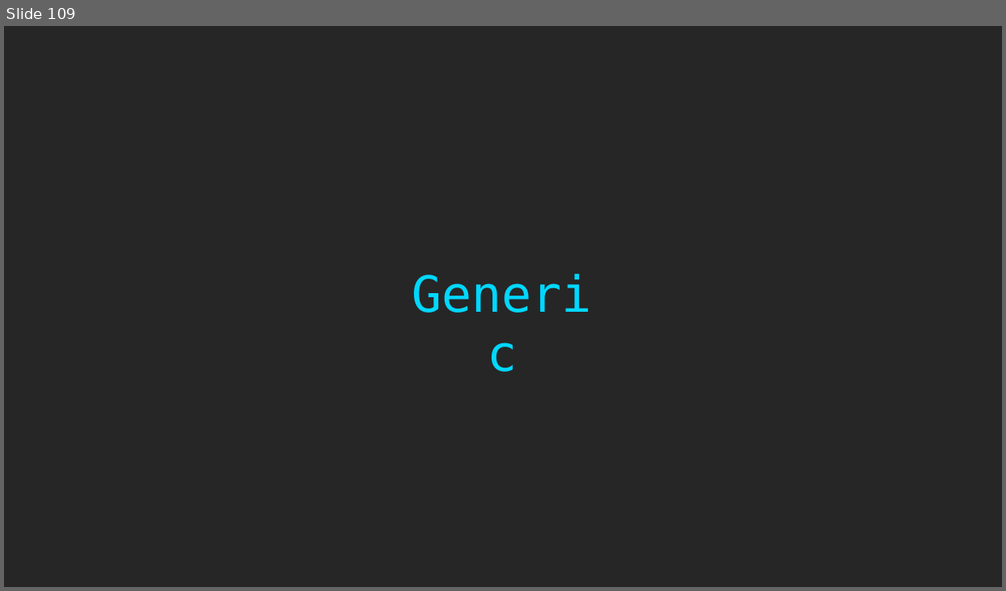
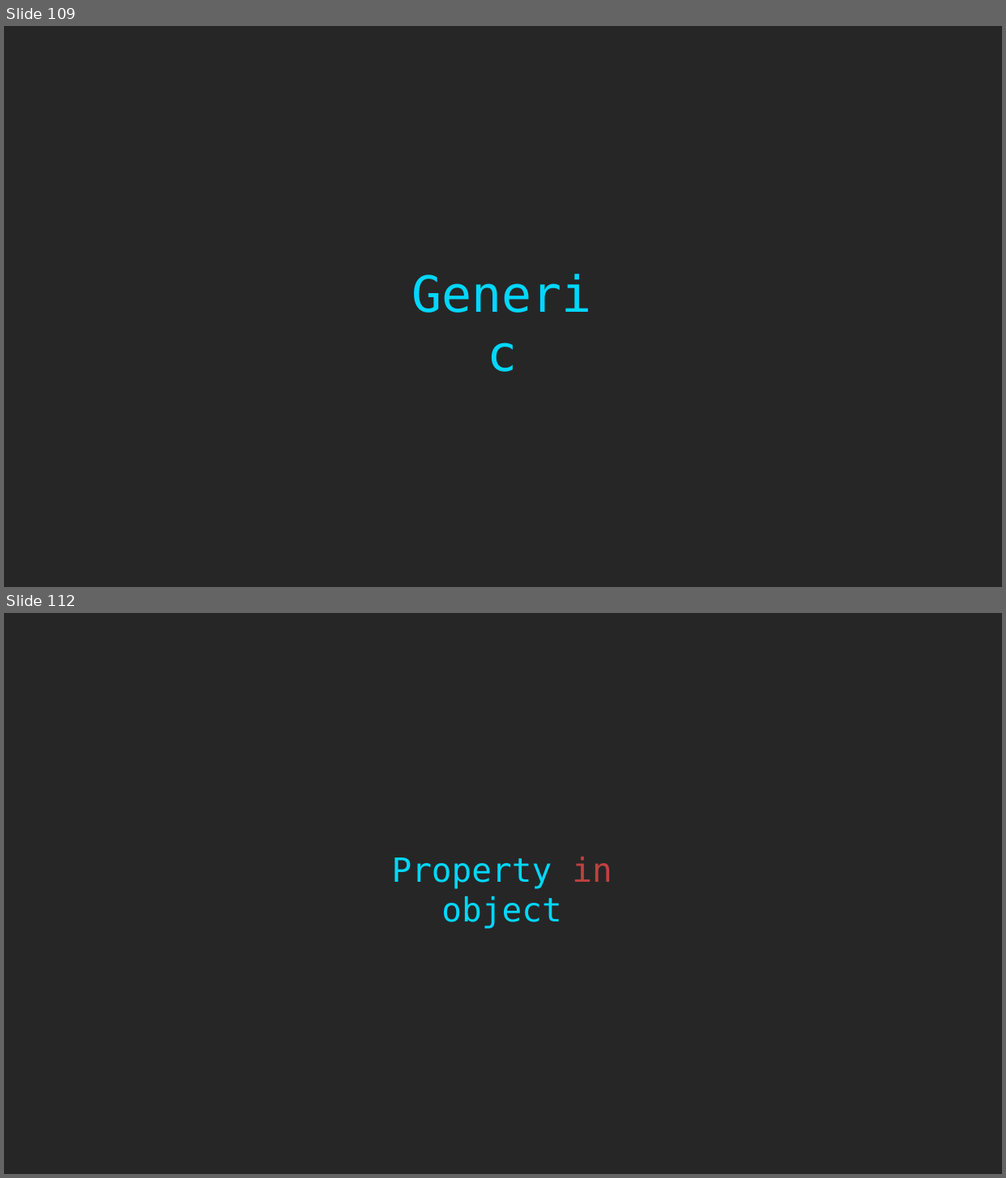
Before and after one commit to rkhaimov/ts-course, a slide deck: Course.pptx. Shown one above the other, each under a label of ours: slide 109 before the commit, slides 109 and 112 after it; the slides between them are not shown. The pictures are 1006x591 and 1006x1178 pixels, drawn with LibreOffice and Linux fonts; fonts in the diff are those of the drawing. Boxes give left, top, right and bottom in pixels: in the first picture for what was removed or moved away, otherwise in the second. Text is boxed around its words. In the diff, an @@ line names an element or a change of style, - is before the commit and + after.

```diff
--- a/Course.pptx
+++ b/Course.pptx
@@ slide 112 added at box(4, 613, 1002, 1174), background #262626 @@
@@ text added at box(392, 857, 612, 929), 32 pt, text #00D8FF @@
+Property in object
```
Also in this commit, not shown: 10 other slides added.
